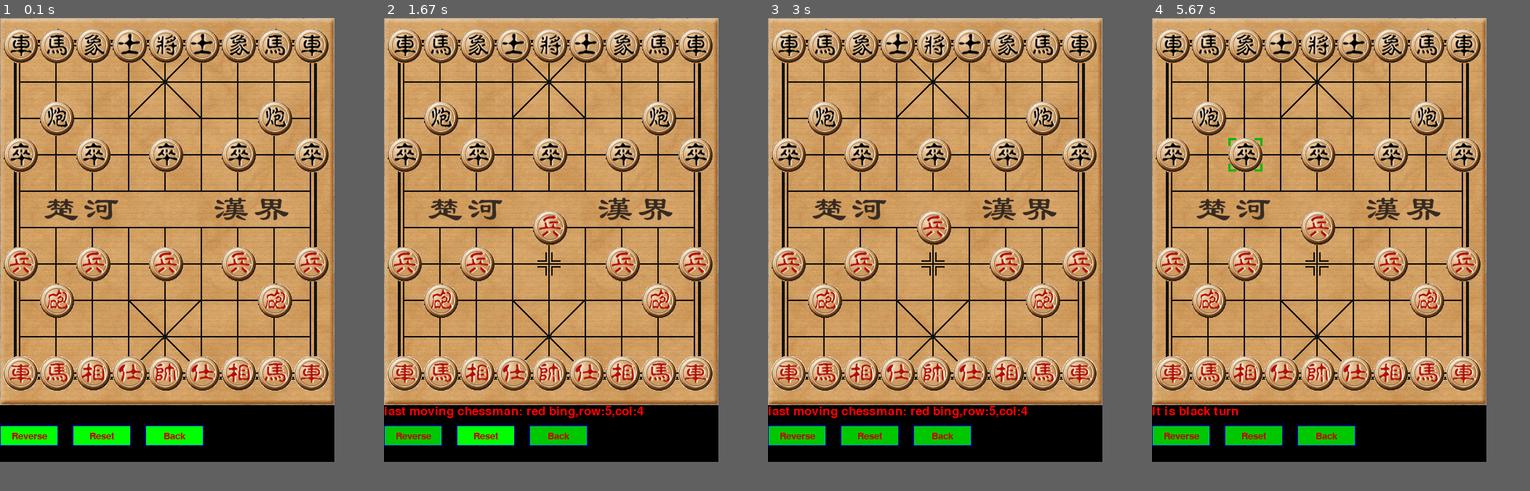
Above: before the commit, frames 1-4 (left to right).
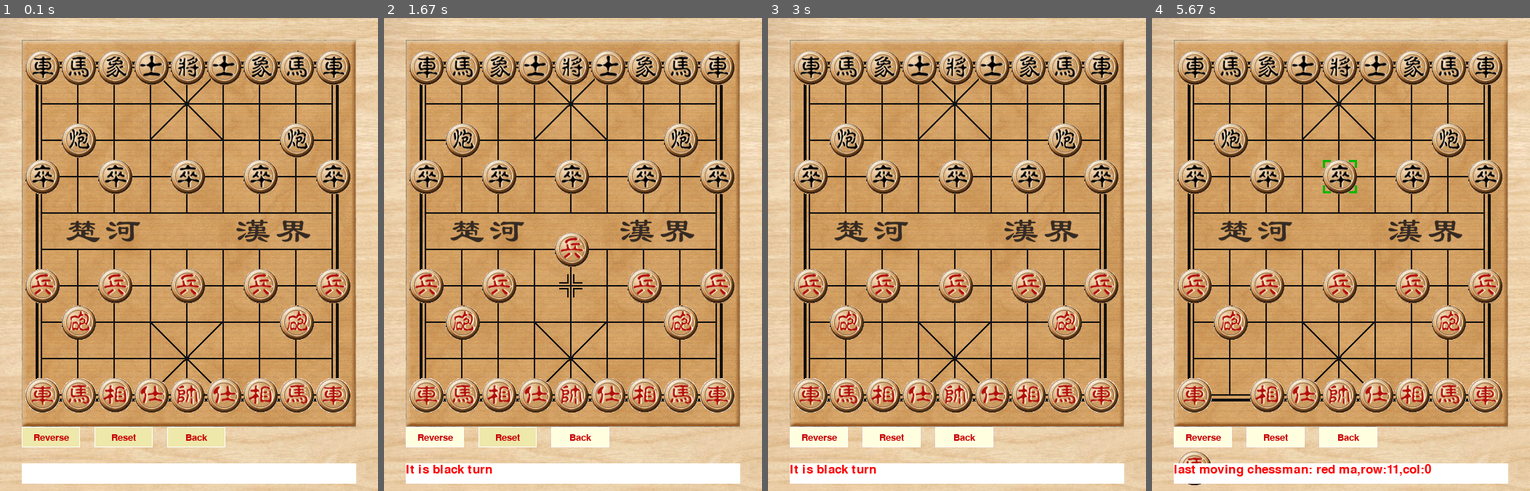
Above: after the commit, the same moments.

Repository: hbuxiaofei/pygame-chess
Game: pygame game, started from main.py
Two runs of this game, one before a commit and one after it. Both use one fixed random seed, a clock stepped at 60 frames per second and the inputs below.
Inputs (mouse positions are in pixels of both pictures, inside the frame that each line leads up to):
- Up to frame 1 (0.1 s): no input
- Up to frame 2 (1.67 s): click (557, 273) at 0.38 s; press the mouse at (580, 438) at 0.7 s; move the mouse to (512, 287) at 0.8 s; release the mouse at (444, 140) at 0.93 s; click (561, 230) at 1.05 s; press the mouse at (433, 438) at 1.37 s; move the mouse to (463, 420) at 1.47 s; release the mouse at (489, 405) at 1.6 s
- Up to frame 3 (3 s): press the mouse at (817, 438) at 1.7 s; move the mouse to (858, 259) at 1.8 s; release the mouse at (904, 79) at 1.93 s; press the mouse at (892, 438) at 2.03 s; move the mouse to (975, 429) at 2.13 s; release the mouse at (1062, 424) at 2.27 s; click (983, 434) at 2.38 s; press the mouse at (964, 438) at 2.7 s; move the mouse to (979, 311) at 2.8 s; release the mouse at (994, 188) at 2.93 s
- Up to frame 4 (5.67 s): click (1261, 292) at 3.05 s; press the mouse at (1261, 292) at 3.37 s; move the mouse to (1303, 349) at 3.47 s; release the mouse at (1344, 410) at 3.6 s; press the mouse at (1261, 292) at 3.7 s; move the mouse to (1238, 216) at 3.8 s; release the mouse at (1216, 136) at 3.93 s; press the mouse at (1201, 438) at 4.03 s; move the mouse to (1269, 386) at 4.13 s; release the mouse at (1333, 334) at 4.27 s; press the mouse at (1276, 438) at 4.37 s; move the mouse to (1246, 410) at 4.47 s; release the mouse at (1220, 382) at 4.6 s; press the mouse at (1201, 438) at 4.7 s; move the mouse to (1216, 301) at 4.8 s; release the mouse at (1231, 169) at 4.93 s; click (1212, 467) at 5.05 s, where only the run after the commit has a clickable "It is red turn"; press the mouse at (1276, 438) at 5.37 s; move the mouse to (1306, 297) at 5.47 s; release the mouse at (1341, 159) at 5.6 s
In our replay, the window is 460x610 before the commit and 520x650 after it. These sizes can differ from the game's own. Grey fills any space a smaller window leaves; there, only what the larger window draws over its background counts as a difference.

The runs differ from the first frame. In frame 1, 62% of the frame differs, in the area x 0-100%, y 0-100%; in frame 2, 62%; in frame 3, 62%; in frame 4, 62%.

Commit message:
adjustment structure and add bottom image
Signed-off-by: lilei <hbu_lilei@163.com>

Diff:
--- a/Chessman.py
+++ b/Chess/Base.py
@@ -1,7 +1,20 @@
 #-*- encoding: utf-8 -*-
 import os
 
-from ChessGlobal import *
+from Chess import Global
+
+# 象棋游戏相关的全局定义变量
+COLOR_RED    = 0
+COLOR_BLACK  = 1
+
+KIND_NONE     = -1  # 表示棋盘该位置没有棋子
+KIND_JU       = 0
+KIND_MA       = 1
+KIND_XIANG    = 2
+KIND_SHI      = 3
+KIND_JIANG    = 4
+KIND_PAO      = 5
+KIND_BING     = 6
 
 
 class Chessman(object):
@@ -22,27 +35,27 @@
         ''' 根据棋子类型和棋子颜色获得棋子图片对象 '''
 
         kind = ""
-        if CHESSMAN_KIND_JU == self.kind:
+        if KIND_JU == self.kind:
             kind = 'ju'
-        if CHESSMAN_KIND_PAO == self.kind:
+        if KIND_PAO == self.kind:
             kind = 'pao'
-        elif CHESSMAN_KIND_MA == self.kind:
+        elif KIND_MA == self.kind:
             kind = 'ma'
-        elif CHESSMAN_KIND_XIANG == self.kind:
+        elif KIND_XIANG == self.kind:
             kind = 'xiang'
-        elif CHESSMAN_KIND_SHI == self.kind:
+        elif KIND_SHI == self.kind:
             kind = 'shi'
-        elif CHESSMAN_KIND_JIANG == self.kind:
+        elif KIND_JIANG == self.kind:
             kind = 'jiang'
-        elif CHESSMAN_KIND_BING == self.kind:
+        elif KIND_BING == self.kind:
             kind = 'bing'
 
         color = 'r'
-        if CHESSMAN_COLOR_BLACK == self.color:
+        if COLOR_BLACK == self.color:
             color = 'b'
 
-        filename = './BMP/' + color + '_' + kind + '.bmp'
-        return load_image(filename)
+        filename = 'images/' + color + '_' + kind + '.bmp'
+        return Global.load_image(filename)
 
     def printInfo(self):
         arrKind = ('ju', 'ma', 'xiang', 'shi', 'jiang', 'pao', 'bing', 'None')
@@ -54,20 +67,20 @@
         ''' 根据棋子类型,当前位置和目标位置判断能否走棋 '''
 
         isSuc = 1
-        if CHESSMAN_KIND_JU == self.kind or CHESSMAN_KIND_PAO == self.kind:
+        if KIND_JU == self.kind or KIND_PAO == self.kind:
             isSuc = (self.row == rowTo) or (self.col == colTo)
-        elif CHESSMAN_KIND_MA == self.kind:
+        elif KIND_MA == self.kind:
             rowGap = abs(self.row - rowTo)
             colGap = abs(self.col - colTo)
             isSuc = rowGap > 0 and colGap > 0 and rowGap + colGap == 3
-        elif CHESSMAN_KIND_XIANG == self.kind:
+        elif KIND_XIANG == self.kind:
             if abs(rowTo - self.row) != 2 or abs(colTo - self.col) != 2:
                 isSuc = 0
             if 4 == self.row  and rowTo > 4:
                 isSuc = 0
             if 5 == self.row and rowTo < 5:
                 isSuc = 0
-        elif CHESSMAN_KIND_SHI == self.kind:
+        elif KIND_SHI == self.kind:
             if abs(rowTo - self.row) != 1 or abs(colTo - self.col) != 1:
                 isSuc = 0
             if colTo < 3 or colTo > 5:
@@ -76,7 +89,7 @@
                 isSuc = 0
             if self.row > 6 and rowTo <6:
                 isSuc = 0
-        elif CHESSMAN_KIND_JIANG == self.kind:
+        elif KIND_JIANG == self.kind:
             if abs(rowTo - self.row) + abs(colTo - self.col) != 1:
                 isSuc = 0
             if colTo < 3 or colTo > 5:
@@ -85,7 +98,7 @@
                 isSuc = 0
             if self.row > 6  and rowTo <= 6:
                 isSuc = 0
-        elif CHESSMAN_KIND_BING == self.kind:
+        elif KIND_BING == self.kind:
             if abs(rowTo - self.row) + abs(colTo - self.col) != 1:
                 isSuc = 0
             if 0 == self.riverCrossed and colTo != self.col:
@@ -99,29 +112,29 @@
 
     ''' 测试用例 '''
 
-    ma = Chessman(CHESSMAN_KIND_MA, CHESSMAN_COLOR_RED, 2, 2)
+    ma = Chessman(KIND_MA, COLOR_RED, 2, 2)
     print("ma: %d == 0" % ma.ChessMoveJudge(1, 2))
     print("ma: %d == 1" % ma.ChessMoveJudge(4, 1))
     print("ma: %d == 0" % ma.ChessMoveJudge(4, 2))
     print("ma: %d == 1" % ma.ChessMoveJudge(4, 3))
 
-    xiang = Chessman(CHESSMAN_KIND_XIANG, CHESSMAN_COLOR_RED, 0, 2)
+    xiang = Chessman(KIND_XIANG, COLOR_RED, 0, 2)
     print("xiang: %d == 1" % xiang.ChessMoveJudge(2, 4))
     print("xiang: %d == 1" % xiang.ChessMoveJudge(2, 0))
     print("xiang: %d == 0" % xiang.ChessMoveJudge(2, 1))
     print("xiang: %d == 0" % xiang.ChessMoveJudge(2, 2))
 
-    shi = Chessman(CHESSMAN_KIND_SHI, CHESSMAN_COLOR_RED, 0, 3)
+    shi = Chessman(KIND_SHI, COLOR_RED, 0, 3)
     print("shi: %d == 1" % shi.ChessMoveJudge(1, 4))
     print("shi: %d == 0" % shi.ChessMoveJudge(1, 5))
     print("shi: %d == 0" % shi.ChessMoveJudge(2, 0))
     print("shi: %d == 0" % shi.ChessMoveJudge(3, 1))
 
-    jiang = Chessman(CHESSMAN_KIND_JIANG, CHESSMAN_COLOR_RED, 0, 4)
+    jiang = Chessman(KIND_JIANG, COLOR_RED, 0, 4)
     print("jiang: %d == 1" % jiang.ChessMoveJudge(0, 5))
     print("jiang: %d == 1" % jiang.ChessMoveJudge(0, 3))
     print("jiang: %d == 1" % jiang.ChessMoveJudge(1, 4))
     print("jiang: %d == 0" % jiang.ChessMoveJudge(1, 5))
 
-    bing = Chessman(CHESSMAN_KIND_BING, CHESSMAN_COLOR_RED, 3, 2)
+    bing = Chessman(KIND_BING, COLOR_RED, 3, 2)
     print("bing: %d == 1" % bing.ChessMoveJudge(4, 2))
--- a/ChessBoard.py
+++ b/Chess/Board.py
@@ -2,13 +2,30 @@
 import sys, string, os, copy
 import datetime
 import pygame
-from pygame.locals import *
-
-from ChessGlobal import *
-from Chessman import *
-import Button
-import Structure
-
+
+from Chess import Base
+from Chess import Global
+from Chess import Button
+from Chess import Structure
+
+# 窗口宽度
+WINDOW_WIDTH = 520
+# 窗口高度
+WINDOW_HEIGHT = 650
+
+# 棋盘宽度
+BOARD_WIDTH = 460
+# 棋盘高度
+BOARD_HEIGHT = 532
+
+# 棋盘坐标
+BOARD_COL = 30
+BOARD_ROW = 30
+
+# 棋盘左间距
+BOARD_LEFT = 5 + BOARD_COL
+# 棋盘上间距
+BOARD_TOP = 15 + BOARD_ROW
 
 # 棋盘最大行
 BOARD_MAX_ROW = 9
@@ -16,10 +33,7 @@
 BOARD_MAX_COL = 8
 # 棋盘格子间隔
 BOARD_GAP = 50
-# 棋盘左间距
-BOARD_LEFT = 5
-# 棋盘上间距
-BOARD_TOP = 15
+
 
 
 class ChessBoard(object):
@@ -41,7 +55,7 @@
         self.moveSteps = 0
 
         # 当前要走棋的棋子颜色,初始化为红色
-        self.curStepColor = CHESSMAN_COLOR_RED
+        self.curStepColor = Base.COLOR_RED
 
         # 行位置
         self.curRow = -1
@@ -55,8 +69,9 @@
         # 保存步骤栈
         self.stack = Structure.Stack()
 
-        self.groundImg, rc = load_image("./BMP/ground.bmp")
-        self.markImg, rc = load_image("./BMP/curPos.bmp", 0xffffff)
+        self.bottomImg, rc = Global.load_image("images/bottom.bmp")
+        self.groundImg, rc = Global.load_image("images/ground.bmp")
+        self.markImg, rc = Global.load_image("images/cur_pos.bmp", 0xffffff)
         self.resetBorad()
 
     def reverseBoard(self):
@@ -80,43 +95,43 @@
         """ 重置棋盘 """
 
         self.moveSteps = 0
-        self.curStepColor = CHESSMAN_COLOR_RED
+        self.curStepColor = Base.COLOR_RED
         self.curRow = -1
         self.curCol = -1
         self.stack.destroy()
         self.board = {
-                (9, 8):Chessman(CHESSMAN_KIND_JU, CHESSMAN_COLOR_RED,      9, 8),
-                (9, 7):Chessman(CHESSMAN_KIND_MA, CHESSMAN_COLOR_RED,      9, 7),
-                (9, 6):Chessman(CHESSMAN_KIND_XIANG, CHESSMAN_COLOR_RED,   9, 6),
-                (9, 5):Chessman(CHESSMAN_KIND_SHI, CHESSMAN_COLOR_RED,     9, 5),
-                (9, 4):Chessman(CHESSMAN_KIND_JIANG, CHESSMAN_COLOR_RED,   9, 4),
-                (9, 3):Chessman(CHESSMAN_KIND_SHI, CHESSMAN_COLOR_RED,     9, 3),
-                (9, 2):Chessman(CHESSMAN_KIND_XIANG, CHESSMAN_COLOR_RED,   9, 2),
-                (9, 1):Chessman(CHESSMAN_KIND_MA, CHESSMAN_COLOR_RED,      9, 1),
-                (9, 0):Chessman(CHESSMAN_KIND_JU, CHESSMAN_COLOR_RED,      9, 0),
-                (0, 8):Chessman(CHESSMAN_KIND_JU, CHESSMAN_COLOR_BLACK,    0, 8),
-                (0, 7):Chessman(CHESSMAN_KIND_MA, CHESSMAN_COLOR_BLACK,    0, 7),
-                (0, 6):Chessman(CHESSMAN_KIND_XIANG, CHESSMAN_COLOR_BLACK, 0, 6),
-                (0, 5):Chessman(CHESSMAN_KIND_SHI, CHESSMAN_COLOR_BLACK,   0, 5),
-                (0, 4):Chessman(CHESSMAN_KIND_JIANG, CHESSMAN_COLOR_BLACK, 0, 4),
-                (0, 3):Chessman(CHESSMAN_KIND_SHI, CHESSMAN_COLOR_BLACK,   0, 3),
-                (0, 2):Chessman(CHESSMAN_KIND_XIANG, CHESSMAN_COLOR_BLACK, 0, 2),
-                (0, 1):Chessman(CHESSMAN_KIND_MA, CHESSMAN_COLOR_BLACK,    0, 1),
-                (0, 0):Chessman(CHESSMAN_KIND_JU, CHESSMAN_COLOR_BLACK,    0, 0),
-                (7, 7):Chessman(CHESSMAN_KIND_PAO, CHESSMAN_COLOR_RED,     7, 7),
-                (7, 1):Chessman(CHESSMAN_KIND_PAO, CHESSMAN_COLOR_RED,     7, 1),
-                (2, 7):Chessman(CHESSMAN_KIND_PAO, CHESSMAN_COLOR_BLACK,   2, 7),
-                (2, 1):Chessman(CHESSMAN_KIND_PAO, CHESSMAN_COLOR_BLACK,   2, 1),
-                (6, 8):Chessman(CHESSMAN_KIND_BING, CHESSMAN_COLOR_RED,    6, 8),
-                (6, 6):Chessman(CHESSMAN_KIND_BING, CHESSMAN_COLOR_RED,    6, 6),
-                (6, 4):Chessman(CHESSMAN_KIND_BING, CHESSMAN_COLOR_RED,    6, 4),
-                (6, 2):Chessman(CHESSMAN_KIND_BING, CHESSMAN_COLOR_RED,    6, 2),
-                (6, 0):Chessman(CHESSMAN_KIND_BING, CHESSMAN_COLOR_RED,    6, 0),
-                (3, 8):Chessman(CHESSMAN_KIND_BING, CHESSMAN_COLOR_BLACK,  3, 8),
-                (3, 6):Chessman(CHESSMAN_KIND_BING, CHESSMAN_COLOR_BLACK,  3, 6),
-                (3, 4):Chessman(CHESSMAN_KIND_BING, CHESSMAN_COLOR_BLACK,  3, 4),
-                (3, 2):Chessman(CHESSMAN_KIND_BING, CHESSMAN_COLOR_BLACK,  3, 2),
-                (3, 0):Chessman(CHESSMAN_KIND_BING, CHESSMAN_COLOR_BLACK,  3, 0),
+                (9, 8):Base.Chessman(Base.KIND_JU, Base.COLOR_RED,      9, 8),
+                (9, 7):Base.Chessman(Base.KIND_MA, Base.COLOR_RED,      9, 7),
+                (9, 6):Base.Chessman(Base.KIND_XIANG, Base.COLOR_RED,   9, 6),
+                (9, 5):Base.Chessman(Base.KIND_SHI, Base.COLOR_RED,     9, 5),
+                (9, 4):Base.Chessman(Base.KIND_JIANG, Base.COLOR_RED,   9, 4),
+                (9, 3):Base.Chessman(Base.KIND_SHI, Base.COLOR_RED,     9, 3),
+                (9, 2):Base.Chessman(Base.KIND_XIANG, Base.COLOR_RED,   9, 2),
+                (9, 1):Base.Chessman(Base.KIND_MA, Base.COLOR_RED,      9, 1),
+                (9, 0):Base.Chessman(Base.KIND_JU, Base.COLOR_RED,      9, 0),
+                (0, 8):Base.Chessman(Base.KIND_JU, Base.COLOR_BLACK,    0, 8),
+                (0, 7):Base.Chessman(Base.KIND_MA, Base.COLOR_BLACK,    0, 7),
+                (0, 6):Base.Chessman(Base.KIND_XIANG, Base.COLOR_BLACK, 0, 6),
+                (0, 5):Base.Chessman(Base.KIND_SHI, Base.COLOR_BLACK,   0, 5),
+                (0, 4):Base.Chessman(Base.KIND_JIANG, Base.COLOR_BLACK, 0, 4),
+                (0, 3):Base.Chessman(Base.KIND_SHI, Base.COLOR_BLACK,   0, 3),
+                (0, 2):Base.Chessman(Base.KIND_XIANG, Base.COLOR_BLACK, 0, 2),
+                (0, 1):Base.Chessman(Base.KIND_MA, Base.COLOR_BLACK,    0, 1),
+                (0, 0):Base.Chessman(Base.KIND_JU, Base.COLOR_BLACK,    0, 0),
+                (7, 7):Base.Chessman(Base.KIND_PAO, Base.COLOR_RED,     7, 7),
+                (7, 1):Base.Chessman(Base.KIND_PAO, Base.COLOR_RED,     7, 1),
+                (2, 7):Base.Chessman(Base.KIND_PAO, Base.COLOR_BLACK,   2, 7),
+                (2, 1):Base.Chessman(Base.KIND_PAO, Base.COLOR_BLACK,   2, 1),
+                (6, 8):Base.Chessman(Base.KIND_BING, Base.COLOR_RED,    6, 8),
+                (6, 6):Base.Chessman(Base.KIND_BING, Base.COLOR_RED,    6, 6),
+                (6, 4):Base.Chessman(Base.KIND_BING, Base.COLOR_RED,    6, 4),
+                (6, 2):Base.Chessman(Base.KIND_BING, Base.COLOR_RED,    6, 2),
+                (6, 0):Base.Chessman(Base.KIND_BING, Base.COLOR_RED,    6, 0),
+                (3, 8):Base.Chessman(Base.KIND_BING, Base.COLOR_BLACK,  3, 8),
+                (3, 6):Base.Chessman(Base.KIND_BING, Base.COLOR_BLACK,  3, 6),
+                (3, 4):Base.Chessman(Base.KIND_BING, Base.COLOR_BLACK,  3, 4),
+                (3, 2):Base.Chessman(Base.KIND_BING, Base.COLOR_BLACK,  3, 2),
+                (3, 0):Base.Chessman(Base.KIND_BING, Base.COLOR_BLACK,  3, 0),
                 }
 
     def backBorad(self):
@@ -146,7 +161,8 @@
         ''' 根据每个单元格对应的棋子重绘棋盘 '''
 
         self.window.fill((0,0,0))
-        self.window.blit(self.groundImg, (0, 0))
+        self.window.blit(self.bottomImg, (0, 0))
+        self.window.blit(self.groundImg, (30, 30))
 
         # 显示所有棋子
         for key in self.board.keys():
@@ -168,9 +184,13 @@
         ''' 在棋盘底部显示提示信息 '''
 
         # 把文字显示到窗口上
-        text, textpos = load_font(self.tipInfo)
+        text, textpos = Global.load_font(self.tipInfo)
         # textpos.centerx = self.window.get_rect().centerx
-        textpos = Rect(0, 532, 460, 28)
+        textpos = pygame.locals.Rect(BOARD_COL, BOARD_ROW + BOARD_HEIGHT + 50, 460, 28)
+        # 显示内容
+        pygame.draw.rect(self.window, (255,255,255), textpos, 0)
+        # 显示边框
+        #  pygame.draw.rect(self.window, (105,105,105), textpos, 1)
         self.window.blit(text, textpos)
 
     def moveChessColorJudge(self, row, col):
@@ -182,7 +202,7 @@
             chessman = self.board[(row, col)]
             if None != chessman:
                 if chessman.color != self.curStepColor:
-                    if CHESSMAN_COLOR_BLACK == chessman.color :
+                    if Base.COLOR_BLACK == chessman.color :
                         self.tipInfo = ('It is red turn')
                     else:
                         self.tipInfo = ('It is black turn')
@@ -218,7 +238,7 @@
                 print('rowTo:%d,colTo:%d' % (rowTo, colTo))
 
                 # 蹩马脚判断
-                if CHESSMAN_KIND_MA == chessman.kind:
+                if Base.KIND_MA == chessman.kind:
                     rowError = 0
                     colError = 0
                     if abs(chessman.row - rowTo) == 1:
@@ -231,7 +251,7 @@
                         return 0
 
                 # 夹心象判断
-                if CHESSMAN_KIND_XIANG == chessman.kind:
+                if Base.KIND_XIANG == chessman.kind:
                     rowError = (chessman.row + rowTo) / 2
                     colError = (chessman.col + colTo) / 2
                     if (rowError, colError) in self.board.keys() and self.board[(rowError, colError)] != None:
@@ -239,7 +259,7 @@
 
                 # 车拦路判断,隔山炮判断
                 bIsHaveChessman = 0
-                if CHESSMAN_KIND_JU == chessman.kind or CHESSMAN_KIND_PAO == chessman.kind:
+                if Base.KIND_JU == chessman.kind or Base.KIND_PAO == chessman.kind:
                     rowLoopMin = 0
                     rowLoopMax = 0
                     colLoopMin = 0
@@ -267,7 +287,7 @@
                             if (row, col) in self.board.keys():
                                 if None != self.board[(row, col)]:
                                     bIsHaveChessman = 1
-                                    if CHESSMAN_KIND_PAO == chessman.kind:
+                                    if Base.KIND_PAO == chessman.kind:
                                         if (rowTo, colTo) not in self.board.keys() :
                                             return  0
                                         elif None == self.board[(rowTo, colTo)]:
@@ -278,7 +298,7 @@
                                                 return 0
                                     else:
                                         return 0
-                if CHESSMAN_KIND_PAO == chessman.kind:
+                if Base.KIND_PAO == chessman.kind:
                     if (rowTo, colTo) in self.board.keys() :
                         chessmanTemp = self.board[(rowTo, colTo)]
                         if None == chessmanTemp and  1 == bIsHaveChessman:
@@ -286,18 +306,18 @@
                         if None != chessmanTemp and 0 == bIsHaveChessman:
                             return 0
                 # 兵:过河
-                if chessman.kind == CHESSMAN_KIND_BING:
+                if chessman.kind == Base.KIND_BING:
                     if (4 == chessman.row and 5 == rowTo) or (5 == chessman.row and 4 == rowTo):
                         chessman.riverCrossed = 1
             else:
-                if CHESSMAN_KIND_JIANG == chessman.kind:
+                if Base.KIND_JIANG == chessman.kind:
                     # 白脸将判断
                     if (rowTo, colTo) not in self.board.keys():
                         return 0
                     chessmanTo = self.board[(rowTo, colTo)]
                     if None == chessmanTo:
                         return 0
-                    if CHESSMAN_KIND_JIANG != chessmanTo.kind:
+                    if Base.KIND_JIANG != chessmanTo.kind:
                         return 0
                 else:
                     return 0
@@ -316,13 +336,13 @@
             self.tipInfo = ('last moving chessman: %s,row:%d,col:%d' %  (chessman.printInfo(), rowTo, colTo))
 
             # 换对方下棋
-            if self.curStepColor == CHESSMAN_COLOR_BLACK:
-                self.curStepColor = CHESSMAN_COLOR_RED
+            if self.curStepColor == Base.COLOR_BLACK:
+                self.curStepColor = Base.COLOR_RED
             else:
-                self.curStepColor = CHESSMAN_COLOR_BLACK
-
-            if chessmanTo != None and CHESSMAN_KIND_JIANG == chessmanTo.kind:
-                if CHESSMAN_COLOR_BLACK == chessmanTo.color:
+                self.curStepColor = Base.COLOR_BLACK
+
+            if chessmanTo != None and Base.KIND_JIANG == chessmanTo.kind:
+                if Base.COLOR_BLACK == chessmanTo.color:
                     self.tipInfo = ('game over,red win!')
                 else :
                     self.tipInfo = ('game over,black win!')
--- a/Button.py
+++ b/Chess/Button.py
@@ -1,15 +1,16 @@
 # -*- coding: utf-8 -*-
 import pygame
 
+from Chess import Board
 
 button_list = []
 
 # 按钮弹起颜色
-BUTTON_UP_COLOR = (0,255,0)
+BUTTON_UP_COLOR = (238,232,170)
 # 按钮按下颜色
-BUTTON_DOWN_COLOR = (0,200,0)
+BUTTON_DOWN_COLOR = (255,255,224)
 # 按钮边框颜色
-BUTTON_RIM_COLOR = (0,0,255)
+BUTTON_RIM_COLOR = (255,255,255)
 
 # 按钮字符颜色
 BUTTON_TEXT_COLOR = (200,0,0)
@@ -74,16 +75,22 @@
     btn_list = get_button_list()
     btn_list.clear()
 
-    # 翻转棋盘按钮
-    btn = GuiButton(win, board, "Reverse", 0, 560, 80, 28, cb_reverse_board, board)
+    # 翻转棋盘按钮 BOARD_COL, BOARD_ROW + BOARD_HEIGHT
+    btn = GuiButton(win, board, "Reverse",
+            Board.BOARD_COL, Board.BOARD_ROW + Board.BOARD_HEIGHT,
+            80, 28, cb_reverse_board, board)
     btn_list.append(btn)
 
     # 重置棋盘按钮
-    btn = GuiButton(win, board, "Reset", 100, 560, 80, 28, cb_reset_board, board)
+    btn = GuiButton(win, board, "Reset",
+            Board.BOARD_COL + 100, Board.BOARD_ROW + Board.BOARD_HEIGHT,
+            80, 28, cb_reset_board, board)
     btn_list.append(btn)
 
     # 回退按钮
-    btn = GuiButton(win, board, "Back", 200, 560, 80, 28, cb_back_board, board)
+    btn = GuiButton(win, board, "Back",
+            Board.BOARD_COL + 200, Board.BOARD_ROW + Board.BOARD_HEIGHT,
+            80, 28, cb_back_board, board)
     btn_list.append(btn)
 
 
--- a/ChessGlobal.py
+++ b/Chess/Global.py
@@ -3,20 +3,6 @@
 import pygame
 
 from pygame.locals import *
-
-
-# 象棋游戏相关的全局定义变量
-CHESSMAN_COLOR_RED    = 0
-CHESSMAN_COLOR_BLACK  = 1
-
-CHESSMAN_KIND_NONE     = -1  # 表示棋盘该位置没有棋子
-CHESSMAN_KIND_JU       = 0
-CHESSMAN_KIND_MA       = 1
-CHESSMAN_KIND_XIANG    = 2
-CHESSMAN_KIND_SHI      = 3
-CHESSMAN_KIND_JIANG    = 4
-CHESSMAN_KIND_PAO      = 5
-CHESSMAN_KIND_BING     = 6
 
 
 def load_image(name, colorfilter=0xffffff):
@@ -41,10 +27,10 @@
 
     # 创建一个字体对象
     # font = pygame.font.Font(u"simsun.ttc", 20)
-    font = pygame.font.SysFont(None, 25)
+    font = pygame.font.SysFont(name=None, bold=False, size=25)
 
     # 生成文字
-    text = font.render(txt, 1, (255, 0, 0))
+    text = font.render(txt, True, (255, 0, 0))
 
     # 取得文字区域大小
     textpos = text.get_rect()
--- a/main.py
+++ b/main.py
@@ -2,15 +2,17 @@
 import sys, string, os, time
 import pygame
 from pygame.locals import *
-from ChessBoard import *
-import Button
+
+from Chess import Board
+from Chess import Button
 
 
 def main():
     # 初始化
     pygame.init()
     # 设置窗口大小 图片大小是460*532
-    window = pygame.display.set_mode((460, 532 + 28 + 50))
+    #  window = pygame.display.set_mode((460, 532 + 28 + 50))
+    window = pygame.display.set_mode((Board.WINDOW_WIDTH, Board.WINDOW_HEIGHT))
     # 设置窗口标题
     pygame.display.set_caption('Chinese Chess')
 
@@ -18,7 +20,7 @@
     pygame.event.set_allowed([QUIT, MOUSEBUTTONDOWN, MOUSEBUTTONUP])
 
     # 象棋棋盘类
-    chessbord = ChessBoard(window)
+    chessbord = Board.ChessBoard(window)
     Button.init(window, chessbord)
 
     chessbord.redrawBorad()
@@ -43,8 +45,8 @@
                 (xPos, yPos) = pygame.mouse.get_pos()
                 mouse = pygame.mouse.get_pressed()
                 if not mouse[0]:
-                    row = (yPos - BOARD_TOP) // BOARD_GAP
-                    col = (xPos - BOARD_LEFT) // BOARD_GAP
+                    row = (yPos - Board.BOARD_TOP) // Board.BOARD_GAP
+                    col = (xPos - Board.BOARD_LEFT) // Board.BOARD_GAP
                     moveResult = chessbord.moveChess(row, col)
                 Button.process((xPos, yPos), mouse)
             else:
Renamed: Structure.py -> Chess/Structure.py
Renamed: BMP/b_bing.bmp -> images/b_bing.bmp
Renamed: BMP/b_jiang.bmp -> images/b_jiang.bmp
Renamed: BMP/b_ju.bmp -> images/b_ju.bmp
Renamed: BMP/b_ma.bmp -> images/b_ma.bmp
Renamed: BMP/b_pao.bmp -> images/b_pao.bmp
Renamed: BMP/b_shi.bmp -> images/b_shi.bmp
Renamed: BMP/b_xiang.bmp -> images/b_xiang.bmp
Binary file added: images/bottom.bmp
Renamed: BMP/curPos.bmp -> images/cur_pos.bmp
Renamed: BMP/ground.bmp -> images/ground.bmp
Renamed: BMP/r_bing.bmp -> images/r_bing.bmp
(and 7 more such lines)
